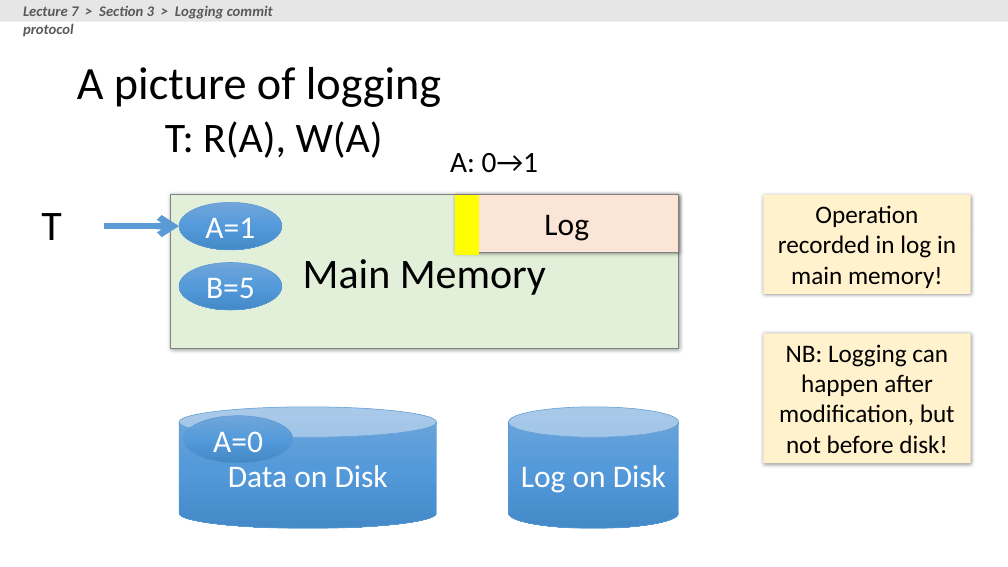
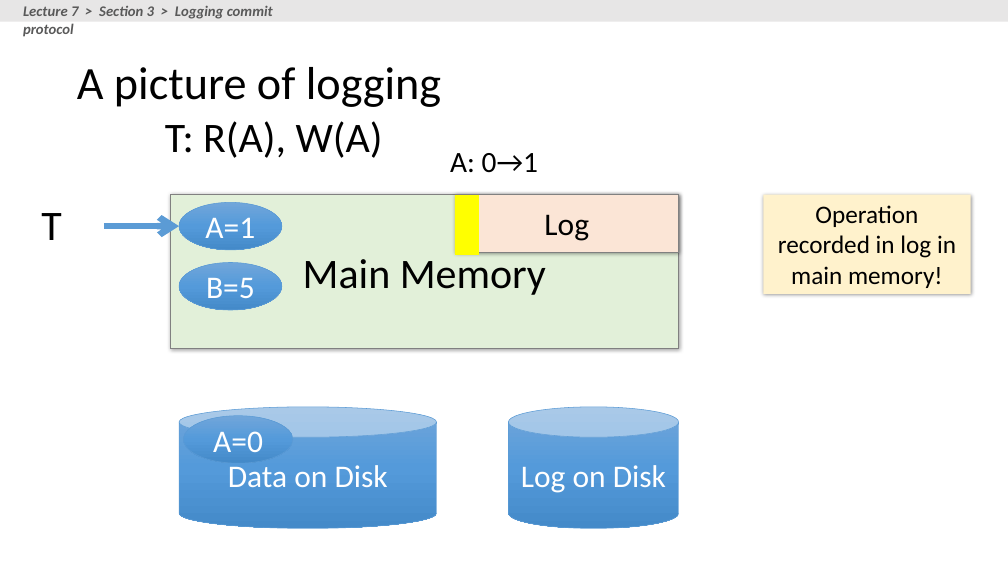
Before and after one commit to HazyResearch/cs145-notebooks-2016, a slide deck: slide 43 of lecture-7-8/Lectures_7_8_TXNs.pptx (slide 41 before the commit). Drawn at 1008x567 pixels with LibreOffice and Linux fonts; fonts in the diff are those of the drawing. Boxes give left, top, right and bottom in pixels: in the first picture for what was removed or moved away, otherwise in the second. Text is boxed around its words. In the diff, an @@ line names an element or a change of style, - is before the commit and + after.

```diff
--- a/lecture-7-8/Lectures_7_8_TXNs.pptx
+++ b/lecture-7-8/Lectures_7_8_TXNs.pptx
@@ rectangle removed at bbox=[764, 333, 971, 464] @@
-NB: Logging can happen after modification, but not before disk!
```
Also in this commit, not shown: 8 other slides changed, 2 slides added, 4 other files.
